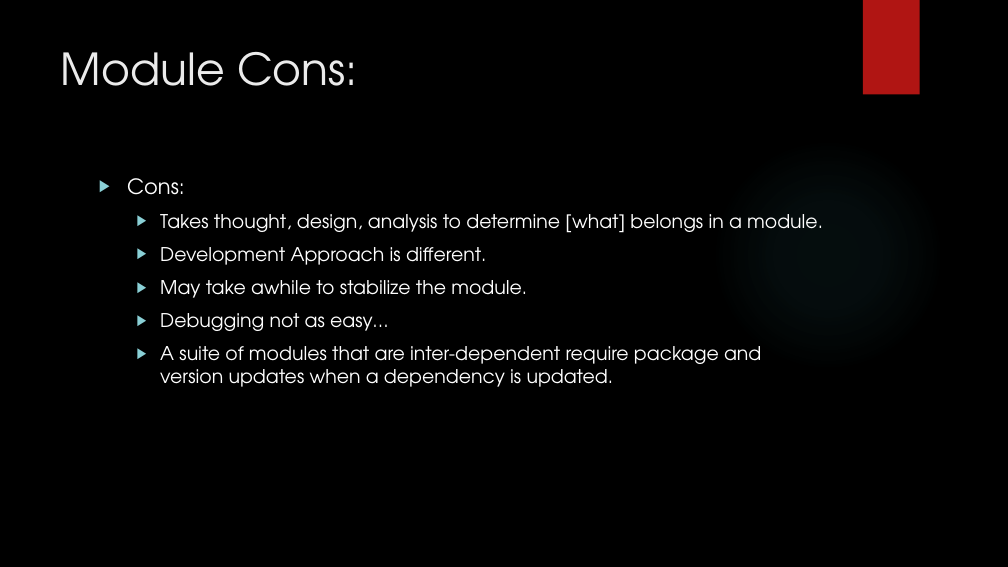
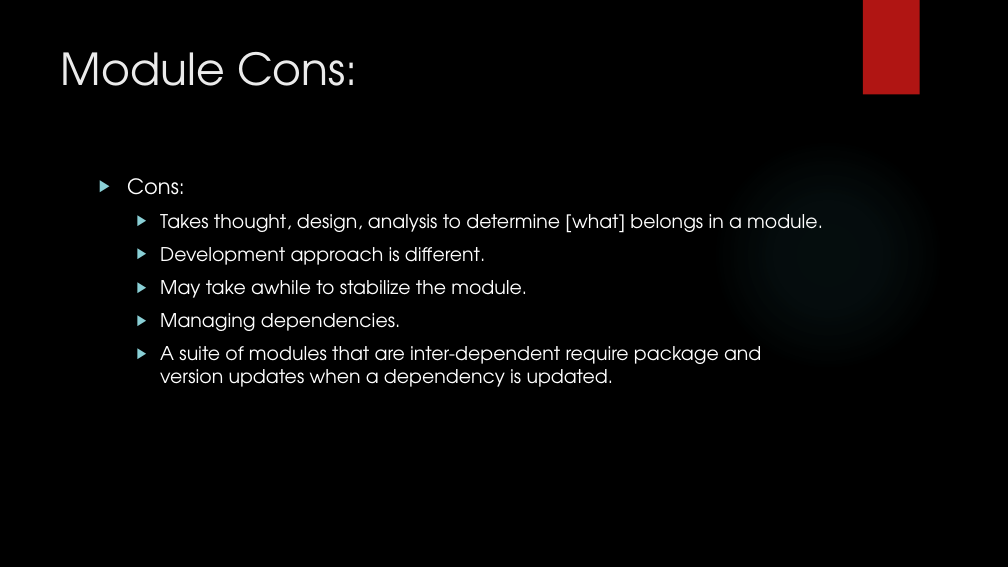
Before and after one commit to buildmotion/custom-angular-modules, a slide deck: slide 14 of presentation/custom-angular-modules.pptx (slide 13 before the commit). Drawn at 1008x567 pixels with LibreOffice and Linux fonts; fonts in the diff are those of the drawing; background and template pictures are left out. Boxes give left, top, right and bottom in pixels: in the first picture for what was removed or moved away, otherwise in the second. Text is boxed around its words. In the diff, an @@ line names an element or a change of style, - is before the commit and + after.

```diff
--- a/presentation/custom-angular-modules.pptx
+++ b/presentation/custom-angular-modules.pptx
@@ text at <box>160,247,485,265</box>: text changed @@
-  ▶ Development Approach is different.
+  ▶ Development approach is different.
@@ text at <box>160,313,400,331</box>: text changed @@
-  ▶ Debugging not as easy…
+  ▶ Managing dependencies.
```
Also in this commit, not shown: 5 other slides changed, 4 slides added.
